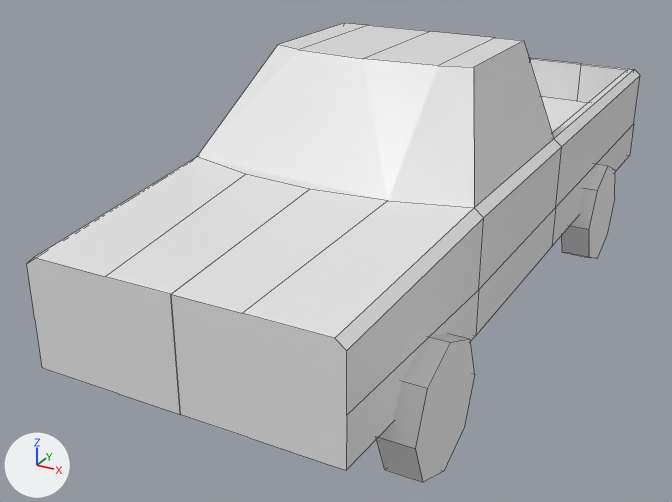
Before and after pictures for a commit that changed the Blender file resources/Pickup.blend.
Rendered twice from a 50 mm camera at (3.7, -8.9, 4.26) aimed at (-0.49, -1.29, 0.45). The lights are fixed; the arrows at lower left show +X, +Y and +Z. Mesh edges are drawn as thin lines.
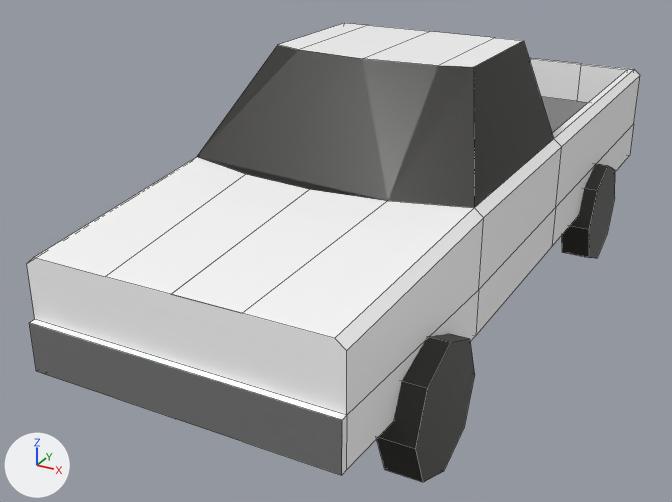
Changed parts and their boxes (x1, y1, x2, y2) in the pictures (672 x 502 px):
'Cube', surface changed, reshaped
    before: (27, 23, 640, 470)
    after: (27, 23, 640, 475)
'Cylinder', recoloured (grey to black)
    both: (377, 164, 615, 482)
part 1 of me_cube, built on
    before: (27, 258, 347, 470)
    after: (27, 258, 347, 475)
part 2 of me_cube, surface changed
    both: (34, 23, 640, 470)

What the commit changed:
Picture 'colorpalette.png' (img_colorpalette_png) is new.
In material 'Material' (mat_material), base_color is no longer (0.8, 0.8, 0.8), white #e7e7e7.
In material 'Material' (mat_material), texture is now set to img_colorpalette_png.
Material 'Material.001' (mat_material_001) is new.
Its texture is img_colorpalette_png.
me_cube is used by ob_cube; location (0.0, 1.45, 1.159); scale (1.45, 1.45, 1.45).
me_cube had 101 vertices, 86 faces and spanned x -0.99..0.99, y -4.08..1.22, z -0.46..0.94.
me_cube now has 111 vertices, 96 faces and spans x -0.99..0.99, y -4.12..1.22, z -0.46..0.94.
Part 1, on me_cube:
2 faces are deleted.
10 new vertices lie (0.0, -0.04, 0.0) away from vertices in x -0.93..0.93, y -4.08, z -0.46..-0.16.
12 new faces join them.
me_cube part 2: 84 kept faces spanning x -0.99..0.99, y -4.08..1.22, z -0.46..0.94 get new texture (UV) coordinates.
me_cylinder_002 has 64 vertices, 40 faces and spans x -1.09..1.09, y -3.67..0.28, z 0.01..0.79.
me_cylinder_002 now uses material mat_material_001 (picture img_colorpalette_png).
